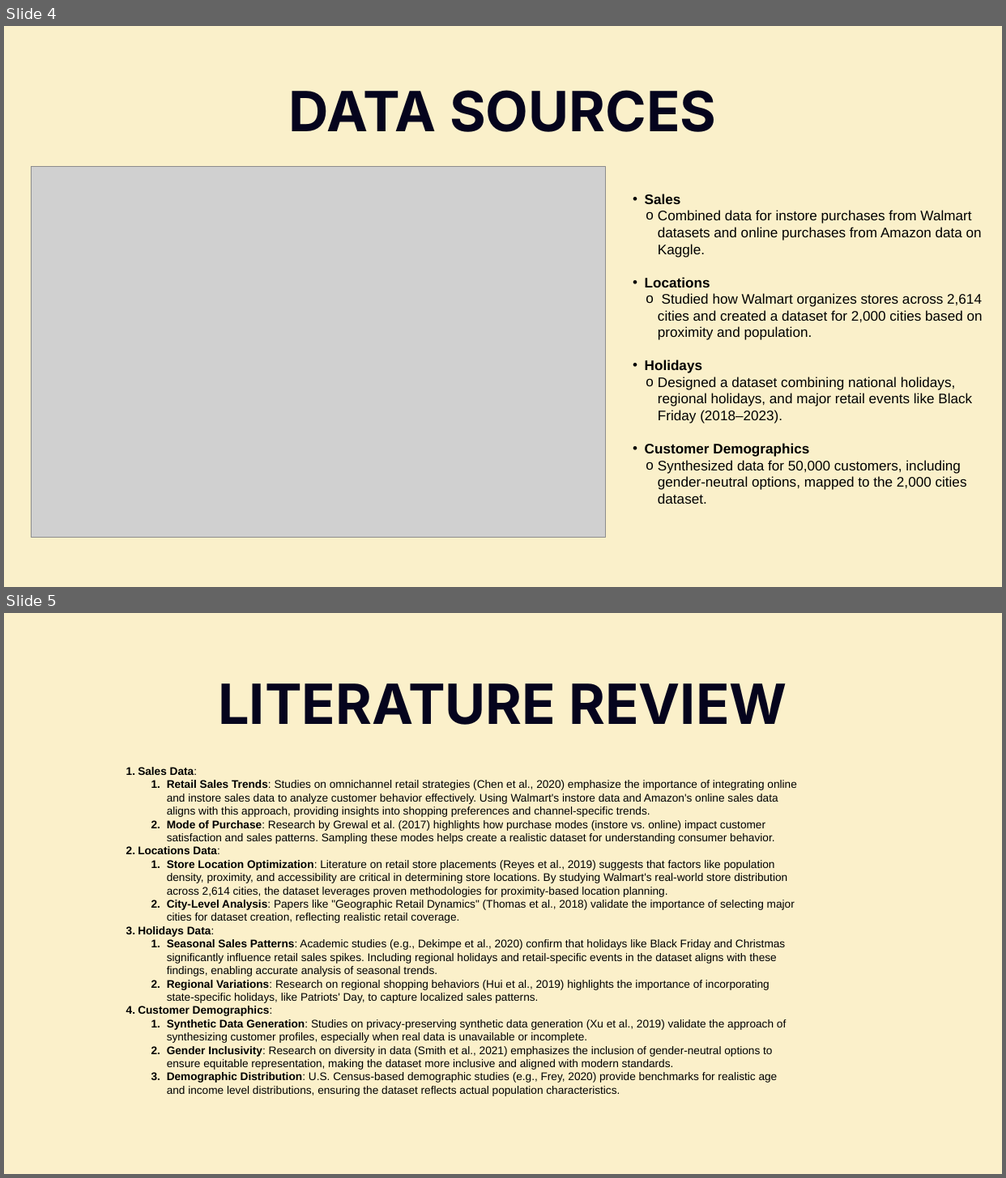
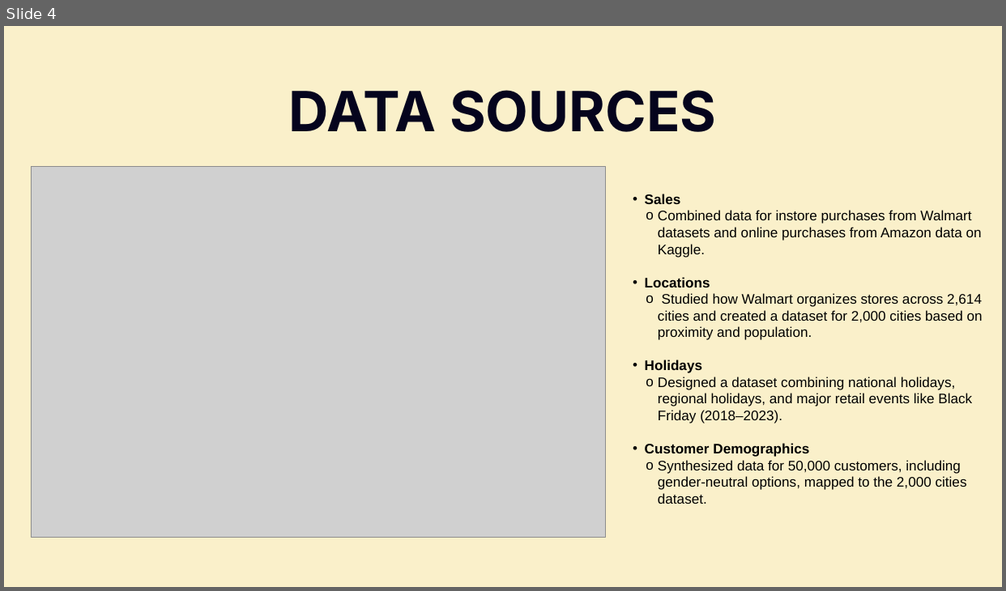
Before and after one commit to nair-j-karthik/DS-5110, a slide deck: Final Presenation DS5110.pptx. Shown one above the other, each under a label of ours: slides 4 and 5 before the commit, slide 4 after it. The pictures are 1006x1178 and 1006x591 pixels, drawn with LibreOffice and Linux fonts; fonts in the diff are those of the drawing; grey boxes stand for pictures. Boxes give left, top, right and bottom in pixels: in the first picture for what was removed or moved away, otherwise in the second. Text is boxed around its words. In the diff, an @@ line names an element or a change of style, - is before the commit and + after.

```diff
--- a/Final Presenation DS5110.pptx
+++ b/Final Presenation DS5110.pptx
@@ slide 5 removed at box(4, 613, 1002, 1174), background #FBF0CA @@
@@ text removed at box(218, 683, 786, 725) @@
-LITERATURE REVIEW
@@ text removed at box(138, 767, 796, 1097) @@
-1. Sales Data:
-  1. Retail Sales Trends: Studies on omnichannel retail strategies (Chen et al., 2020) emphasize the importance of integrating online and instore sales data to analyze customer behavior effectively. Using Walmart's instore data and Amazon's online sales data aligns with this approach, providing insights into shopping preferences and channel-specific trends.
-  2. Mode of Purchase: Research by Grewal et al. (2017) highlights how purchase modes (instore vs. online) impact customer satisfaction and sales patterns. Sampling these modes helps create a realistic dataset for understanding consumer behavior.
-2. Locations Data:
-  1. Store Location Optimization: Literature on retail store placements (Reyes et al., 2019) suggests that factors like population density, proximity, and accessibility are critical in determining store locations. By studying Walmart's real-world store distribution across 2,614 cities, the dataset leverages proven methodologies for proximity-based location planning.
-  2. City-Level Analysis: Papers like "Geographic Retail Dynamics" (Thomas et al., 2018) validate the importance of selecting major cities for dataset creation, reflecting realistic retail coverage.
-3. Holidays Data:
-  1. Seasonal Sales Patterns: Academic studies (e.g., Dekimpe et al., 2020) confirm that holidays like Black Friday and Christmas significantly influence retail sales spikes. Including regional holidays and retail-specific events in the dataset aligns with these findings, enabling accurate analysis of seasonal trends.
-  2. Regional Variations: Research on regional shopping behaviors (Hui et al., 2019) highlights the importance of incorporating state-specific holidays, like Patriots' Day, to capture localized sales patterns.
-4. Customer Demographics:
-  1. Synthetic Data Generation: Studies on privacy-preserving synthetic data generation (Xu et al., 2019) validate the approach of synthesizing customer profiles, especially when real data is unavailable or incomplete.
-  2. Gender Inclusivity: Research on diversity in data (Smith et al., 2021) emphasizes the inclusion of gender-neutral options to ensure equitable representation, making the dataset more inclusive and aligned with modern standards.
-  3. Demographic Distribution: U.S. Census-based demographic studies (e.g., Frey, 2020) provide benchmarks for realistic age and income level distributions, ensuring the dataset reflects actual population characteristics.
```
